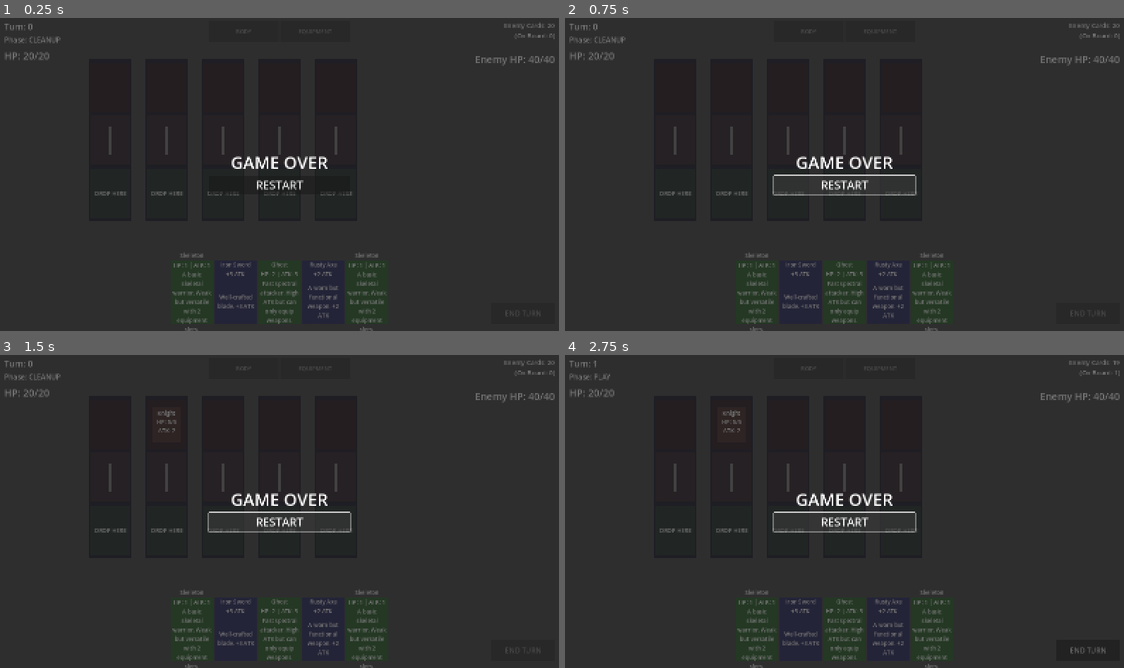
Above: before the commit, frames 1-4 (two rows, left to right).
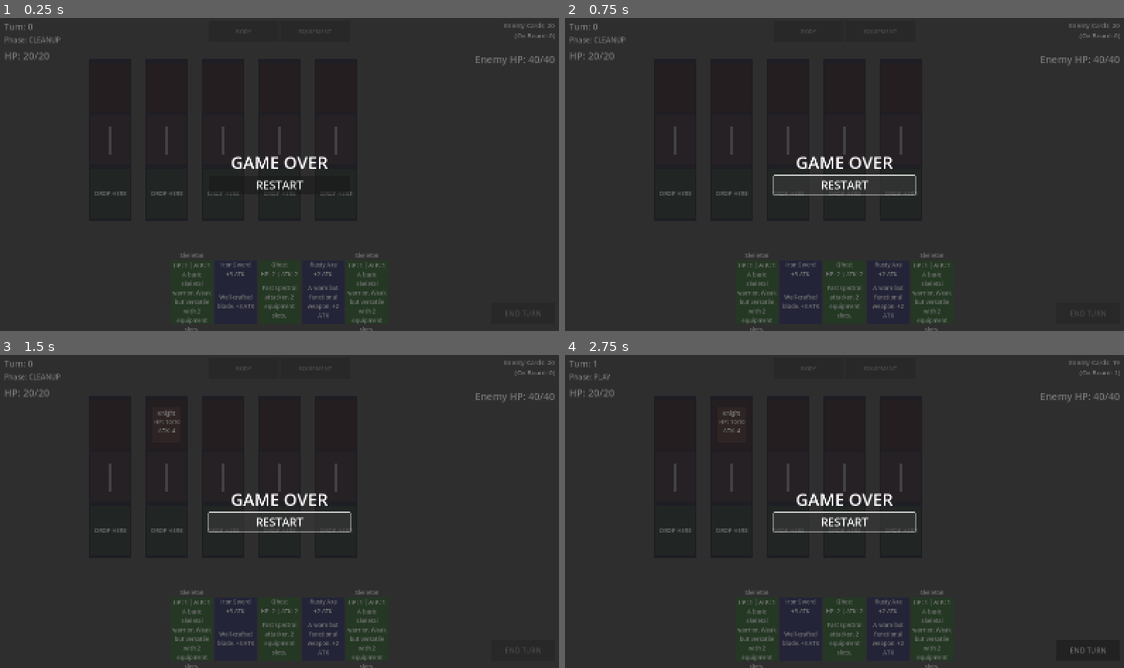
Above: after the commit, the same moments.

Repository: KaylaKZJ/deadhand
Game: Godot game, scene res://scenes/main.tscn
Same seed, same stepped clock (60 frames per second), same inputs: the game is played once before the commit and once after it.
Inputs:
- Up to frame 1 (0.25 s): no input
- Up to frame 2 (0.75 s): click "RESTART" at 0.5 s
- Up to frame 3 (1.5 s): click "RESTART" at 1.25 s
- Up to frame 4 (2.75 s): click "RESTART" at 2 s

The runs differ from the first frame. In frame 1, 0.4% of the frame differs, in the area x 46-54%, y 81-98%; in frame 2, 0.4%; in frame 3, 0.4%, in the area x 27-54%, y 20-98%; in frame 4, 0.4%.

Commit message:
balance: rebalance unit stats and refine equipment slot system
Player Bodies:
- Ghost: 2 HP, 2 ATK, 2 equipment slots (was 2 HP, 3 ATK, 1 slot)
- Skeleton: 1 HP, 1 ATK, 4 equipment slots (was 1 HP, 1 ATK, 2 slots)
- Zombie: 2 HP, 3 ATK, 1 equipment slot (was 3 HP, 2 ATK, 1 slot)
- All bodies now support all equipment types (helmet, armor, shield, weapon)

Enemy Units (HP increased for longer battles):
- Squire: 6 HP, 2 ATK (was 2 HP, 1 ATK)
- Barbarian: 8 HP, 3 ATK (was 4 HP, 3 ATK)
- Thief: 7 HP, 2 ATK (was 3 HP, 2 ATK)
- Knight: 10 HP, 4 ATK (was 5 HP, 2 ATK)

Equipment System:
- Add distinct equipment types: helmet, armor, shield, weapon
- Helmet: 3 HP bonus (was armor type with 2 HP)
- Shield: 3 HP bonus (was armor type)
- Add get_required_slots() method for multi-slot items
- Add attack_range property ("melee" or "ranged")
- Implement occupied_slots tracking to prevent double-equipping
- Update equip validation to check slot type compatibility

Rationale:
- Longer enemy HP pools create more strategic depth
- Equipment specialization (helmet vs armor vs shield) adds build variety
- Ranged weapons enable new tactical options with 3-column system

Diff:
--- a/resources/cards/bodies/ghost.tres
+++ b/resources/cards/bodies/ghost.tres
@@ -6,8 +6,8 @@
 script = ExtResource("1")
 card_name = "Ghost"
 card_type = "body"
-description = "Fast spectral attacker. High ATK but can only equip weapons."
+description = "Fast spectral attacker. 2 equipment slots."
 hp = 2
-attack = 3
-equipment_slots = 1
-slot_types = Array[String](["weapon"])
+attack = 2
+equipment_slots = 2
+slot_types = Array[String](["helmet", "armor", "shield", "weapon"])
--- a/resources/cards/bodies/skeleton.tres
+++ b/resources/cards/bodies/skeleton.tres
@@ -9,5 +9,5 @@
 description = "A basic skeletal warrior. Weak but versatile with 2 equipment slots."
 hp = 1
 attack = 1
-equipment_slots = 2
-slot_types = Array[String](["weapon", "armor"])
+equipment_slots = 4
+slot_types = Array[String](["helmet", "armor", "shield", "weapon"])
--- a/resources/cards/bodies/zombie.tres
+++ b/resources/cards/bodies/zombie.tres
@@ -6,8 +6,8 @@
 script = ExtResource("1")
 card_name = "Zombie"
 card_type = "body"
-description = "Tough rotting corpse. High HP but only 1 armor slot."
-hp = 3
-attack = 2
+description = "Tough rotting corpse. 1 equipment slot."
+hp = 2
+attack = 3
 equipment_slots = 1
-slot_types = Array[String](["armor"])
+slot_types = Array[String](["helmet", "armor", "shield", "weapon"])
--- a/resources/cards/enemies/barbarian.tres
+++ b/resources/cards/enemies/barbarian.tres
@@ -7,7 +7,7 @@
 card_name = "Barbarian"
 card_type = "enemy"
 description = "Fierce warrior with high attack."
-hp = 4
+hp = 8
 attack = 3
 equipment_slots = 0
 slot_types = Array[String]([])
--- a/resources/cards/enemies/knight.tres
+++ b/resources/cards/enemies/knight.tres
@@ -7,7 +7,7 @@
 card_name = "Knight"
 card_type = "enemy"
 description = "Armored warrior with balanced stats."
-hp = 5
-attack = 2
+hp = 10
+attack = 4
 equipment_slots = 0
 slot_types = Array[String]([])
--- a/resources/cards/enemies/squire.tres
+++ b/resources/cards/enemies/squire.tres
@@ -7,7 +7,7 @@
 card_name = "Squire"
 card_type = "enemy"
 description = "Weak trainee soldier."
-hp = 2
-attack = 1
+hp = 6
+attack = 2
 equipment_slots = 0
 slot_types = Array[String]([])
--- a/resources/cards/enemies/thief.tres
+++ b/resources/cards/enemies/thief.tres
@@ -7,7 +7,7 @@
 card_name = "Thief"
 card_type = "enemy"
 description = "Quick attacker with moderate stats."
-hp = 3
+hp = 7
 attack = 2
 equipment_slots = 0
 slot_types = Array[String]([])
--- a/resources/cards/equipment/helmet.tres
+++ b/resources/cards/equipment/helmet.tres
@@ -7,6 +7,6 @@
 card_name = "Helmet"
 card_type = "equipment"
 description = "Iron helmet for protection. +2 HP"
-equipment_type = "armor"
-hp_bonus = 2
+equipment_type = "helmet"
+hp_bonus = 3
 attack_bonus = 0
--- a/resources/cards/equipment/shield.tres
+++ b/resources/cards/equipment/shield.tres
@@ -7,6 +7,6 @@
 card_name = "Shield"
 card_type = "equipment"
 description = "Sturdy wooden shield. +3 HP"
-equipment_type = "armor"
+equipment_type = "shield"
 hp_bonus = 3
 attack_bonus = 0
--- a/scripts/card_logic/equipment_card.gd
+++ b/scripts/card_logic/equipment_card.gd
@@ -2,9 +2,20 @@
 class_name EquipmentCardResource
 ## Resource for equipment that modifies unit stats
 
-@export var equipment_type: String = ""  # "weapon" or "armor"
+@export var equipment_type: String = ""  # "weapon", "armor", "helmet", "shield"
+@export var slots_required: Array[String] = []  # For multi-slot items like bow: ["weapon", "shield"]
+@export var attack_range: String = "melee"  # "melee" or "ranged"
 @export var hp_bonus: int = 0
 @export var attack_bonus: int = 0
 
 func _init():
 	card_type = "equipment"
+
+func get_required_slots() -> Array[String]:
+	"""Get all slot types this equipment requires"""
+	if slots_required.is_empty():
+		# Single-slot item, return the equipment_type
+		return [equipment_type]
+	else:
+		# Multi-slot item, return the slots_required array
+		return slots_required
